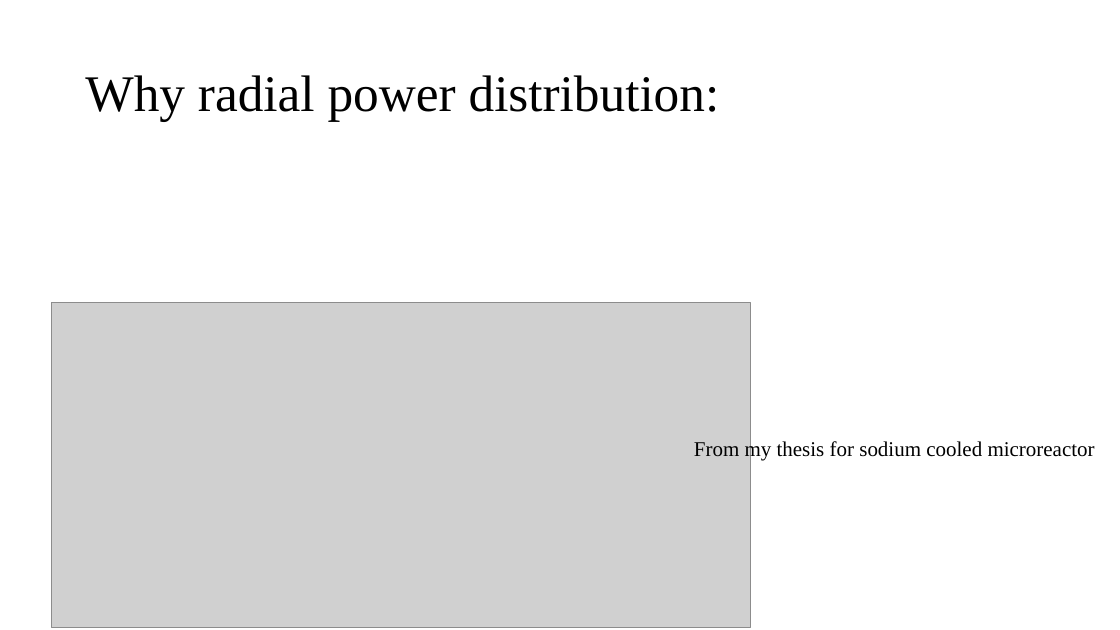
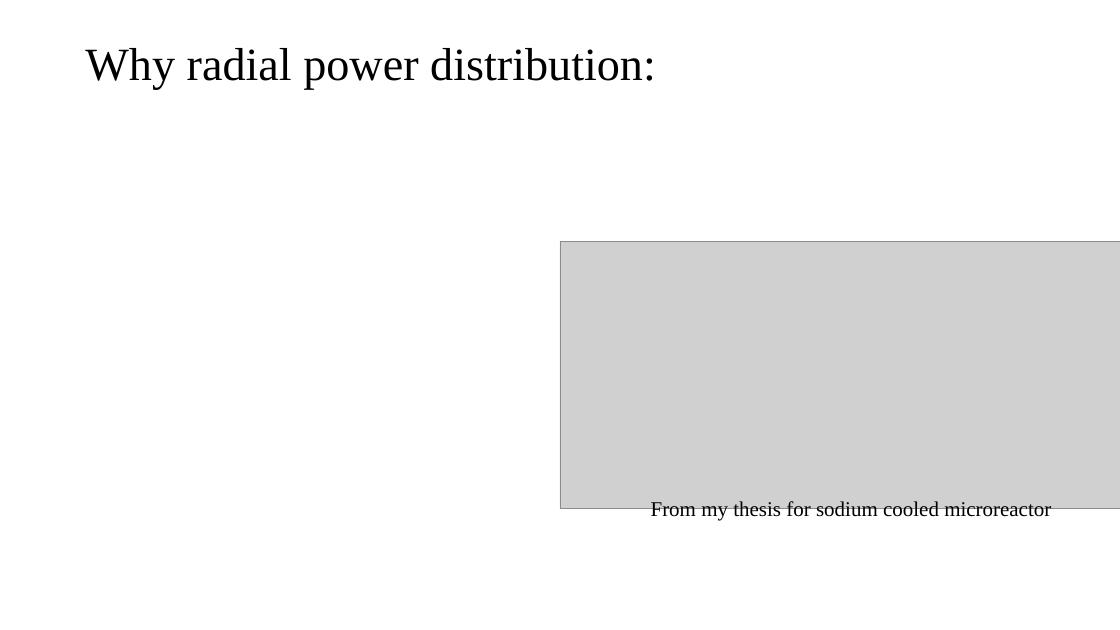
Before and after one commit to NikolaosKallieros/oklo_project, a slide deck: slide 2 of flow_zoning/Flow zoning.pptx. Drawn at 1120x630 pixels with LibreOffice and Linux fonts; fonts in the diff are those of the drawing; grey boxes stand for pictures. Boxes give left, top, right and bottom in pixels: in the first picture for what was removed or moved away, otherwise in the second. Text is boxed around its words. In the diff, an @@ line names an element or a change of style, - is before the commit and + after.

```diff
--- a/flow_zoning/Flow zoning.pptx
+++ b/flow_zoning/Flow zoning.pptx
@@ title "Why radial power distribution:" at [85, 48, 656, 89]: size 44 to 39.6 pt @@
@@ picture: place and size @@
-picture at [52, 302, 751, 628]
+picture at [560, 241, 1120, 508]
@@ text "From my thesis for sodium ...": place and size @@
-text "From my thesis for sodium ..." at [694, 440, 1095, 461]
+text "From my thesis for sodium ..." at [651, 501, 1051, 521]
```
Also in this commit, not shown: 5 other slides changed, 1 slide removed, 10 other files.
